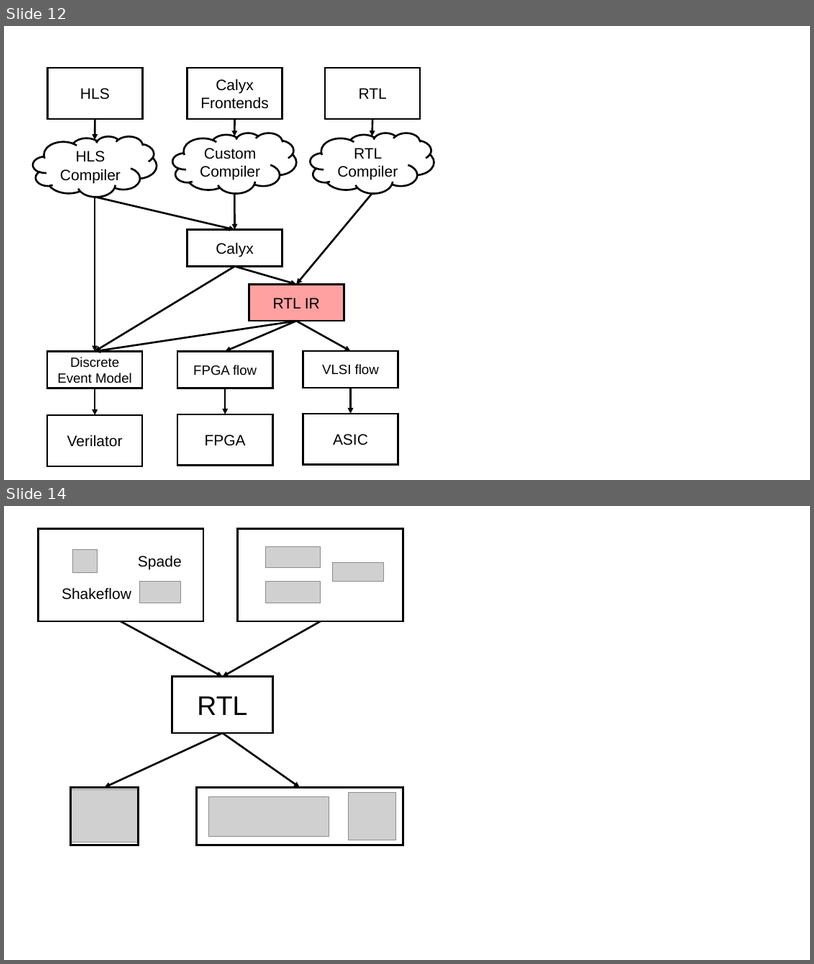
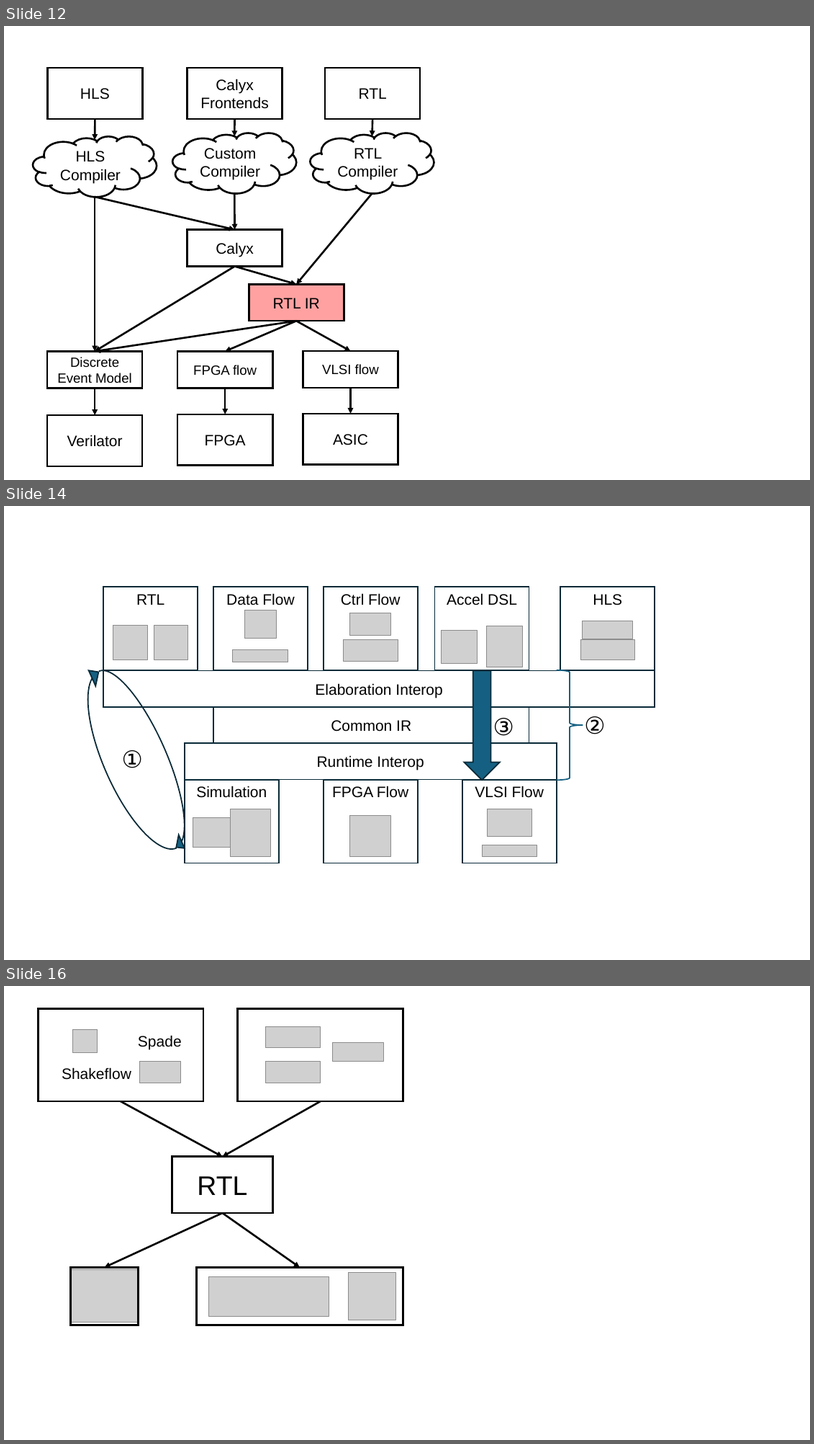
Before and after one commit to vighneshiyer/publications, a slide deck: figs/latte24/figs.pptx. Shown one above the other, each under a label of ours: slides 12 and 14 before the commit, slides 12, 14 and 16 after it; the slides between them are not shown. The pictures are 814x964 and 814x1444 pixels, drawn with LibreOffice and Linux fonts; fonts in the diff are those of the drawing; grey boxes stand for pictures. Boxes give left, top, right and bottom in pixels: in the first picture for what was removed or moved away, otherwise in the second. Text is boxed around its words. In the diff, an @@ line names an element or a change of style, - is before the commit and + after.

```diff
--- a/figs/latte24/figs.pptx
+++ b/figs/latte24/figs.pptx
@@ slide 14 added at (4, 506, 810, 960), background #FFFFFF @@
@@ group added at (64, 587, 656, 863): 15 pictures, 11 rectangles, 3 texts, 2 curved left arrows, 1 down arrow, 1 right brace @@
+FPGA Flow
+VLSI Flow
+Simulation
+HLS
+Ctrl Flow
+RTL
+Accel DSL
+Data Flow
+Elaboration Interop
+Common IR
+Runtime Interop
+①
+②
+③
@@ what was slide 14 is now slide 16 @@
```
Also in this commit, not shown: 1 slide changed, 1 other slide added, 5 other files.
